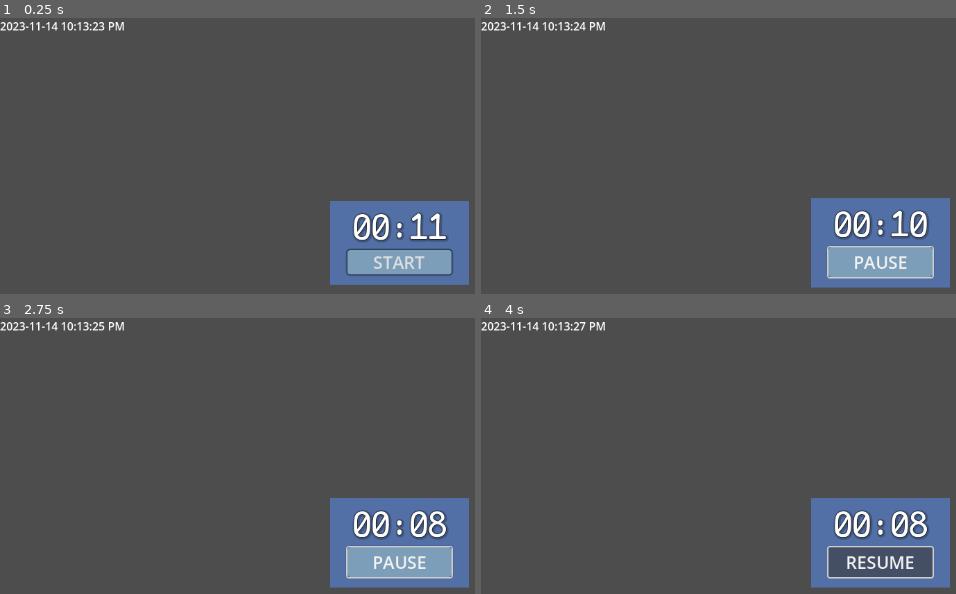
Above: before the commit, frames 1-4 (two rows, left to right).
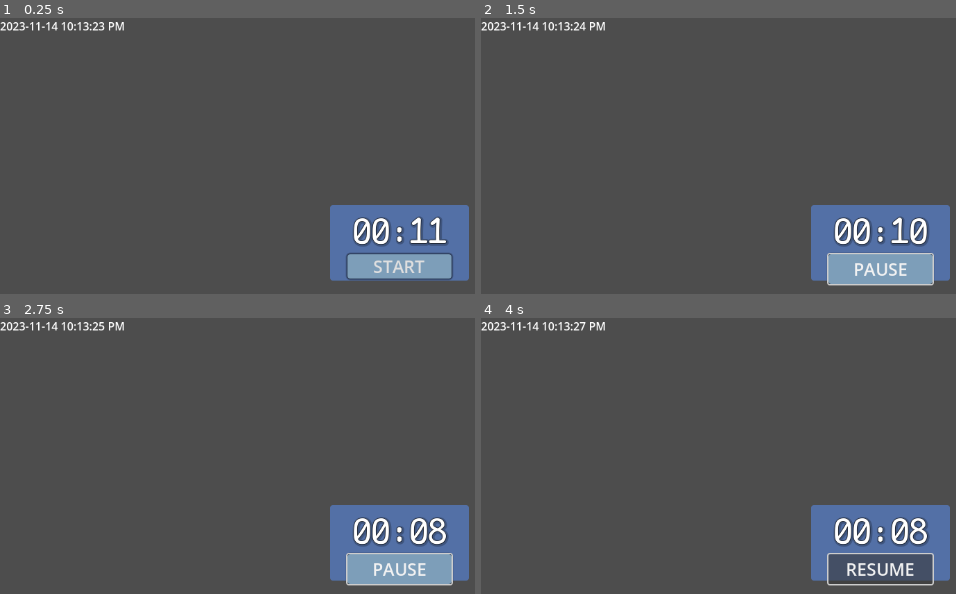
Above: after the commit, the same moments.

Repository: legacynical/polyfocus
Game: Godot game, scene res://scenes/main_window.tscn
The game is run twice, just before and just after one commit, with the same random seed, the same clock (stepped at 60 frames per second) and the same inputs.
Inputs (mouse positions are in pixels of both pictures, inside the frame that each line leads up to; where the layout moved, square brackets give the same spot in the first picture):
- Up to frame 1 (0.25 s): no input
- Up to frame 2 (1.5 s): click "START" at 0.5 s; click (813, 205) [813, 197] at 1.25 s
- Up to frame 3 (2.75 s): click (332, 505) [332, 497] at 2 s
- Up to frame 4 (4 s): click (813, 505) [813, 497] at 2.75 s; click "PAUSE" at 3.5 s

The runs differ from the first frame. In frame 1, 3.4% of the frame differs, in the area x 69-99%, y 66-97%; in frame 2, 4.4%; in frame 3, 4.5%; in frame 4, 4.8%, in the area x 69-99%, y 65-98%.

Commit message:
remove redundant ColorRect for timer background

Diff:
--- a/scenes/main_window.tscn
+++ b/scenes/main_window.tscn
@@ -28,3 +28,9 @@
 [node name="Date" parent="." instance=ExtResource("2_qhlep")]
 layout_mode = 0
 anchors_preset = 0
+anchor_right = 0.0
+anchor_bottom = 0.0
+offset_right = 1.0
+offset_bottom = 23.0
+grow_horizontal = 1
+grow_vertical = 1
--- a/scenes/pomodoro_timer.tscn
+++ b/scenes/pomodoro_timer.tscn
@@ -1,7 +1,14 @@
-[gd_scene load_steps=7 format=3 uid="uid://cyssynqbw33oq"]
+[gd_scene load_steps=8 format=3 uid="uid://cyssynqbw33oq"]
 
 [ext_resource type="Script" path="res://scenes/PomodoroTimer.gd" id="1_dpc6i"]
 [ext_resource type="FontFile" uid="uid://cogm35cdl37e6" path="res://fonts/ComicMono/ComicMono.ttf" id="2_j8k3t"]
+
+[sub_resource type="StyleBoxFlat" id="StyleBoxFlat_r78xr"]
+bg_color = Color(0.32549, 0.439216, 0.65098, 1)
+corner_radius_top_left = 4
+corner_radius_top_right = 4
+corner_radius_bottom_right = 4
+corner_radius_bottom_left = 4
 
 [sub_resource type="Theme" id="Theme_r1dsa"]
 default_font = ExtResource("2_j8k3t")
@@ -25,18 +32,17 @@
 [sub_resource type="Theme" id="Theme_1f8c0"]
 Button/styles/normal = SubResource("StyleBoxFlat_d5qed")
 
-[node name="PomodoroTimer" type="PanelContainer"]
+[node name="PomodoroTimer" type="Panel"]
 offset_right = 200.0
-offset_bottom = 109.0
+offset_bottom = 121.0
+theme_override_styles/panel = SubResource("StyleBoxFlat_r78xr")
 script = ExtResource("1_dpc6i")
 session_time = 11
 
-[node name="ColorRect" type="ColorRect" parent="."]
-layout_mode = 2
-color = Color(0.32549, 0.439216, 0.65098, 1)
-
 [node name="VBoxContainer" type="VBoxContainer" parent="."]
 layout_mode = 2
+offset_right = 200.0
+offset_bottom = 121.0
 theme_override_constants/separation = 0
 
 [node name="HBoxContainer" type="HBoxContainer" parent="VBoxContainer"]
